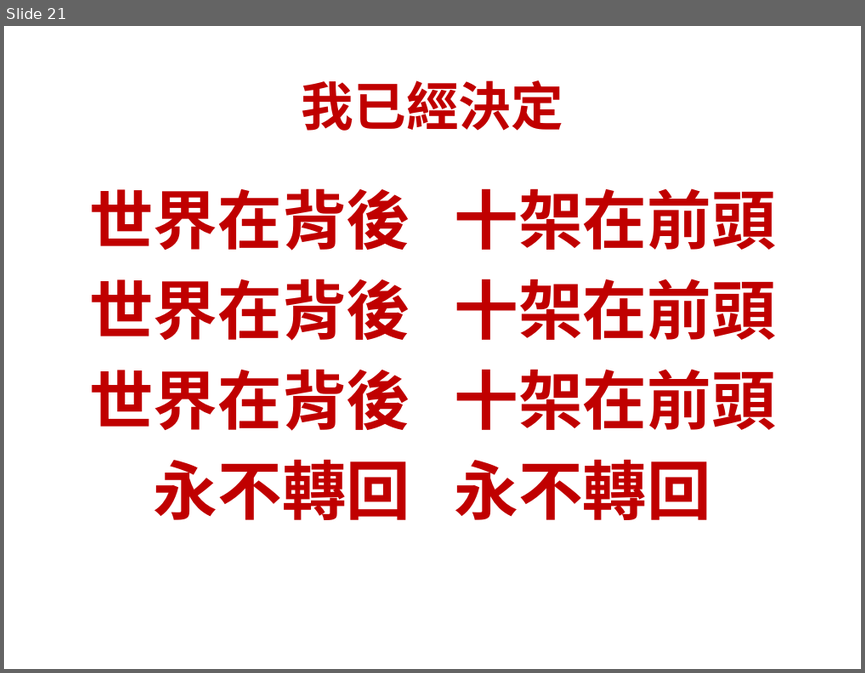
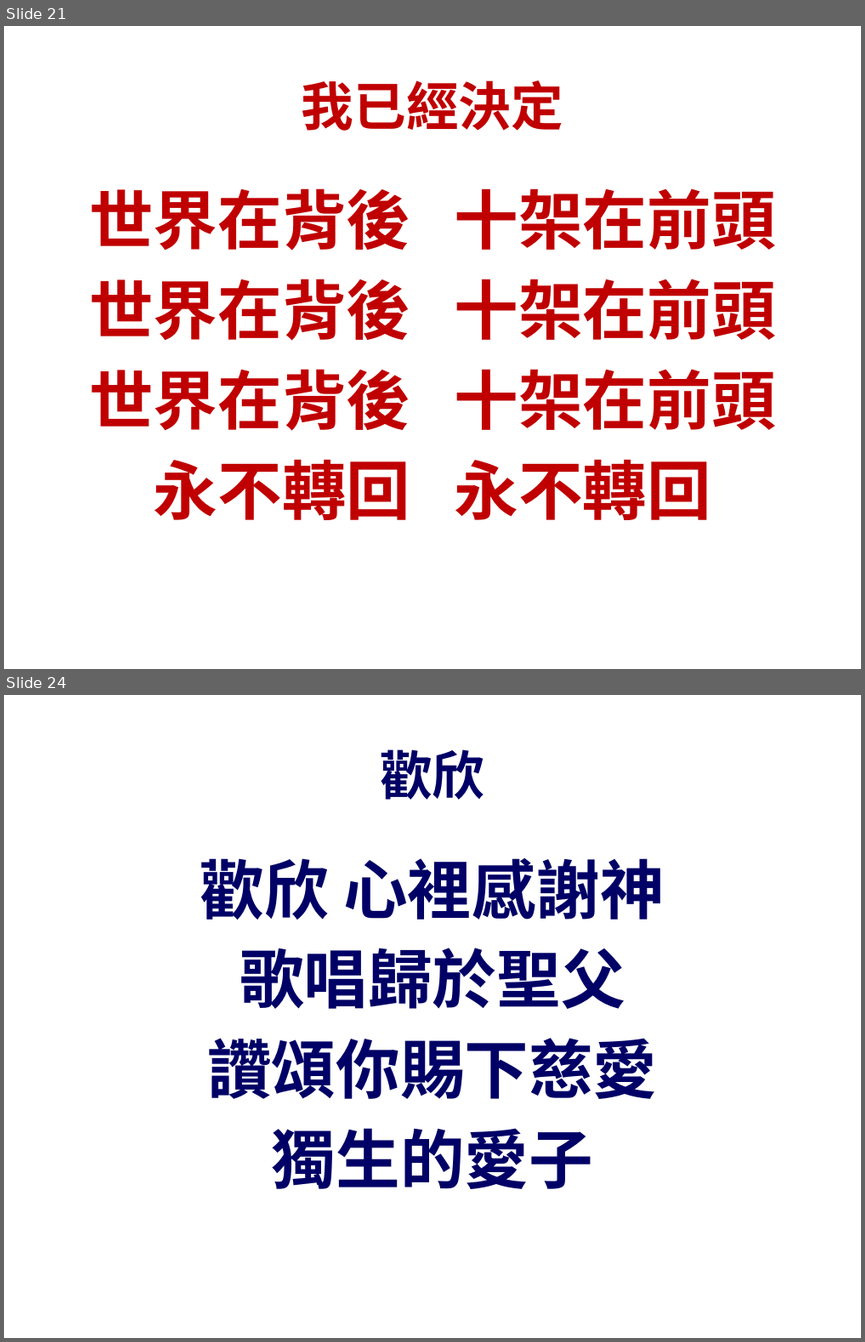
Before and after one commit to batisuoc/bible-school, a slide deck: 2019/1月.pptx. Shown one above the other, each under a label of ours: slide 21 before the commit, slides 21 and 24 after it; the slides between them are not shown. The pictures are 865x673 and 865x1342 pixels, drawn with LibreOffice and Linux fonts; fonts in the diff are those of the drawing; background and template pictures are left out. Boxes give left, top, right and bottom in pixels: in the first picture for what was removed or moved away, otherwise in the second. Text is boxed around its words. In the diff, an @@ line names an element or a change of style, - is before the commit and + after.

```diff
--- a/2019/1月.pptx
+++ b/2019/1月.pptx
@@ slide 24 added at <box>4,695,861,1338</box>, background picture (left out) @@
@@ title added at <box>380,749,484,800</box>, 44 pt, text #000066, bold @@
+歡欣
@@ text added at <box>200,858,664,1189</box>, 54 pt, text #000066, bold @@
+歡欣 心裡感謝神
+歌唱歸於聖父
+讚頌你賜下慈愛
+獨生的愛子
```
Also in this commit, not shown: 2 slides changed, 2 other slides added.
